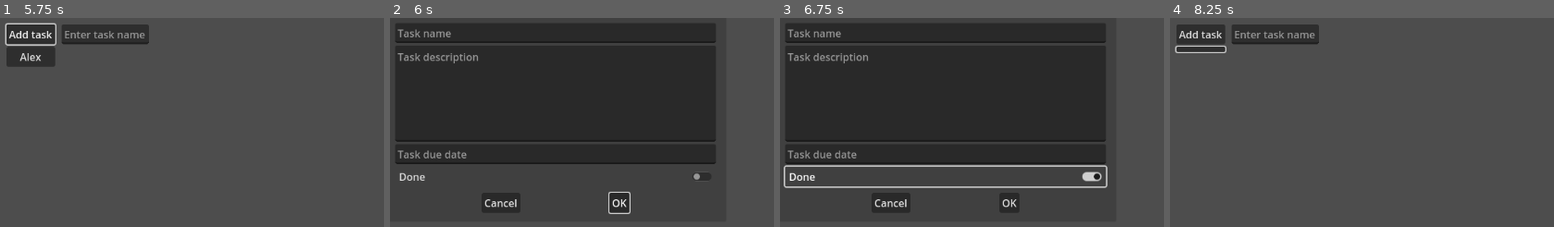
Above: before the commit, frames 1-4 (left to right).
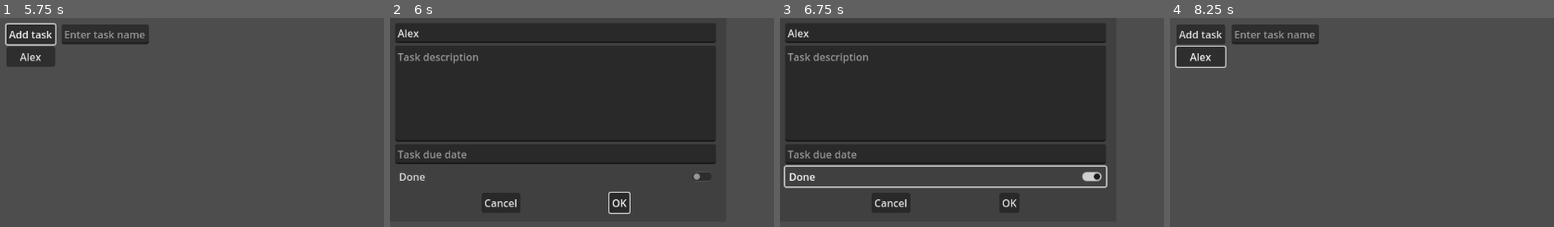
Above: after the commit, the same moments.

Repository: RWHurra/Simple-Task-Manager
Game: Godot game, scene res://simple_task_manager.tscn
Two runs of this game, one before a commit and one after it. Both use one fixed random seed, a clock stepped at 60 frames per second and the inputs below.
Inputs (mouse positions are in pixels of both pictures, inside the frame that each line leads up to):
- Up to frame 1 (5.75 s): click (103, 34) at 0.52 s; type "Alex" at 0.6 s; click "Add task" at 1.25 s; click "Alex" at 2 s; click (165, 93) at 2.77 s; type "Alex" at 2.85 s; click (165, 153) at 3 s; type "12" at 3.08 s; click "Cancel" at 3.5 s; click "Add task" at 4.25 s; click "OK" at 5 s
- Up to frame 2 (6 s): click "Alex" at 5.75 s
- Up to frame 3 (6.75 s): click "Done" at 6.5 s
- Up to frame 4 (8.25 s): click "Done" at 7.25 s; click "OK" at 8 s

Frame 1 is identical in both runs. In frame 2, 0.3% of the frame differs, in the area x 1-16%, y 5-10%; in frame 3, 0.3%; in frame 4, 0.9%, in the area x 1-15%, y 15-24%.

Commit message:
Fixed cancel on task not to clear data
Fixed issue where an opened task and canceled button pressed cleared task data. Solved with signal 'focus_entered'.

Also removed som unused variables, and renamed variables for current data from old to current.

Diff:
--- a/simple_task_manager.gd
+++ b/simple_task_manager.gd
@@ -37,7 +37,7 @@
 	var new_button = task_button.instantiate()
 	new_button.set_related_task(task)
 	new_button.text = button_text
-	new_button.name = button_text
+	new_button.name = str(button_text) + "_button"
 	add_child(new_button)
 	task_button_dictionary = {
 		"related_task_id": task_counter,
--- a/task.gd
+++ b/task.gd
@@ -4,19 +4,17 @@
 signal due_date(due_date)
 
 @onready var task_container : VBoxContainer = $VBoxContainer
+
 @onready var task_name = $VBoxContainer/LineEdit
-@onready var task_name_old = $VBoxContainer/LineEdit.text
+@onready var task_name_current
 
 @onready var task_description = $VBoxContainer/TextEdit
-@onready var task_description_old = $VBoxContainer/TextEdit.text
+@onready var task_description_current
 
 @onready var task_due_date = $VBoxContainer/LineEdit2
-@onready var task_due_date_old = $VBoxContainer/LineEdit2.text
+@onready var task_due_date_current
 
 @onready var task_done = $VBoxContainer/CheckBox
-
-@onready var task_button_name : String = str(name) + "_button"
-@onready var task_button : Button = get_tree().get_current_scene().find_child(task_button_name, true, false)
 
 @onready var isDone : bool = false
 
@@ -24,6 +22,7 @@
 func _ready():
 	get_ok_button().pressed.connect(self._ok_button_pressed)
 	get_cancel_button().pressed.connect(self._cancel_button_pressed)
+	self.focus_entered.connect(_save_current_task_data)
 	task_done.toggled.connect(self._toggle_task_done)
 	task_name.text = name
 
@@ -33,6 +32,11 @@
 	else:
 		isDone = false
 	print("task isDOne is now: ", isDone)
+
+func _save_current_task_data():
+	task_name_current = task_name.text
+	task_description_current = task_description.text
+	task_due_date_current = task_due_date.text
 
 func _update_task_name(updated_task_name : String):
 	task_name.text = updated_task_name
@@ -44,9 +48,9 @@
 
 func _cancel_button_pressed():
 	print("cancel")
-	task_name.text = task_name_old
-	task_description.text = task_description_old
-	task_due_date.text = task_due_date_old
+	task_name.text = task_name_current
+	task_description.text = task_description_current
+	task_due_date.text = task_due_date_current
 
 func get_due_date():
 	return task_due_date.text
